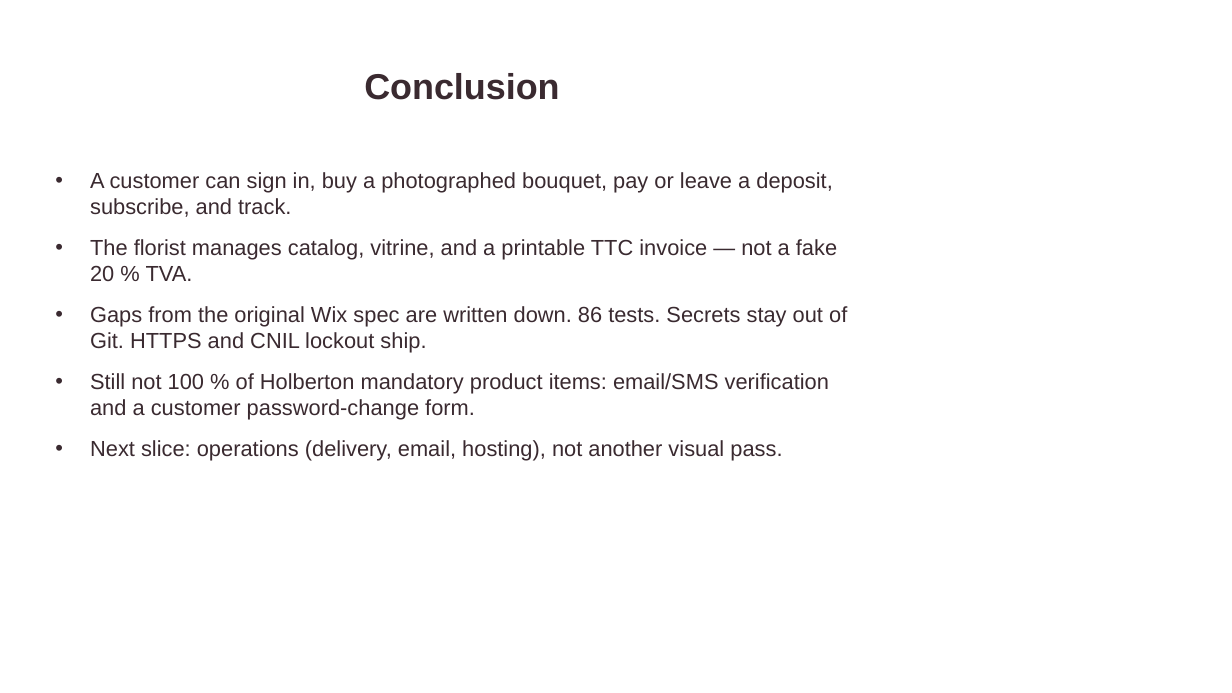
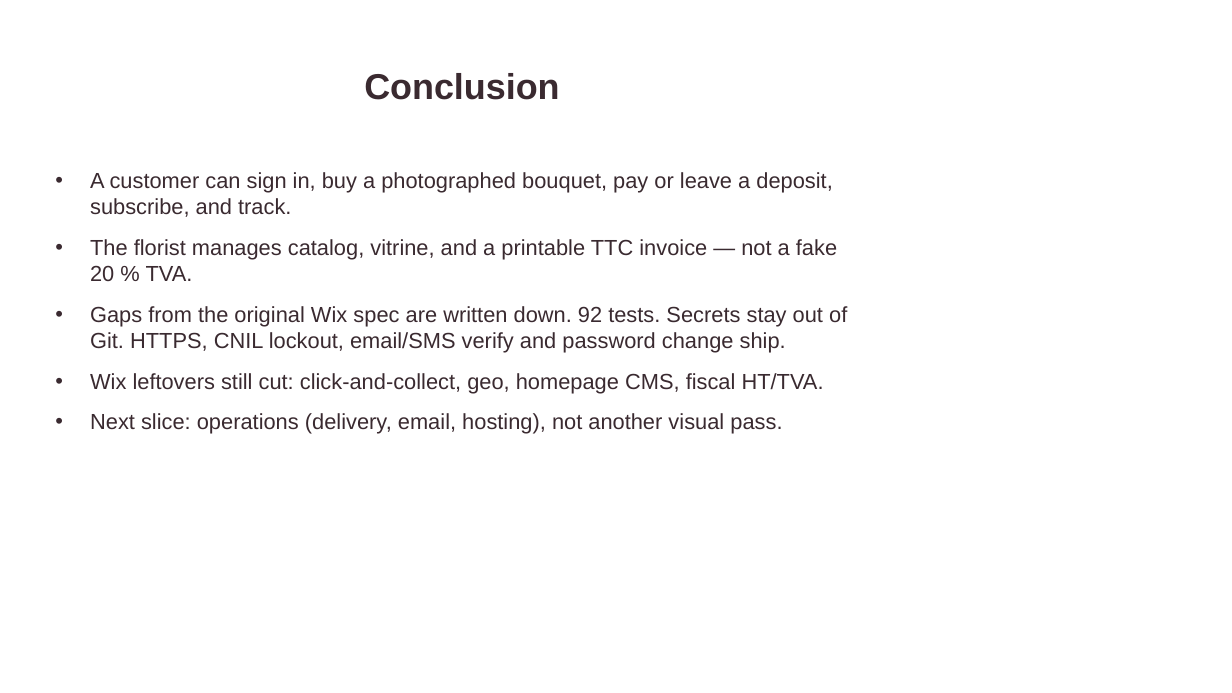
Before and after one commit to Issercio/Demo-day, a slide deck: slide 24 of docs/presentation/Pivoine-Lilas.pptx. Drawn at 1232x693 pixels with LibreOffice and Linux fonts; fonts in the diff are those of the drawing. Boxes give left, top, right and bottom in pixels: in the first picture for what was removed or moved away, otherwise in the second. Text is boxed around its words. In the diff, an @@ line names an element or a change of style, - is before the commit and + after.

```diff
--- a/docs/presentation/Pivoine-Lilas.pptx
+++ b/docs/presentation/Pivoine-Lilas.pptx
@@ text at <box>90,306,847,393</box>: text changed @@
-• Gaps from the original Wix spec are written down. 86 tests. Secrets stay out of Git. HTTPS and CNIL lockout ship.
-• Still not 100 % of Holberton mandatory product items: email/SMS verification and a customer password-change form.
+• Gaps from the original Wix spec are written down. 92 tests. Secrets stay out of Git. HTTPS, CNIL lockout, email/SMS verify and password change ship.
+• Wix leftovers still cut: click-and-collect, geo, homepage CMS, fiscal HT/TVA.
```
Also in this commit, not shown: 7 other slides changed, 30 other files.
